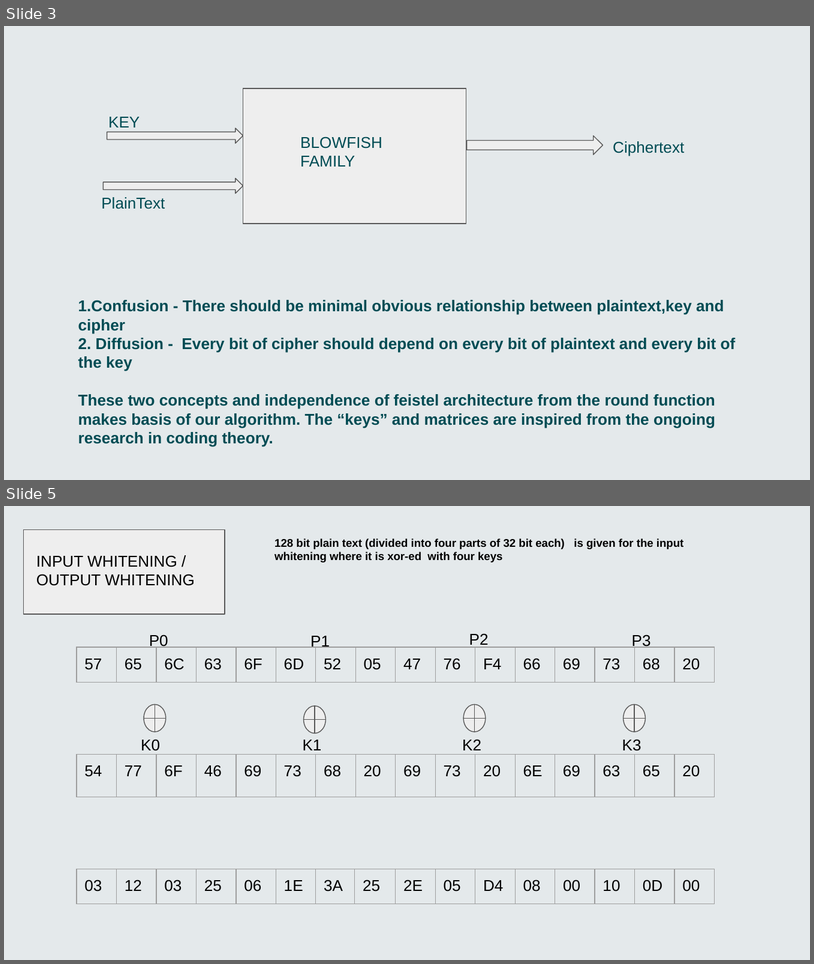
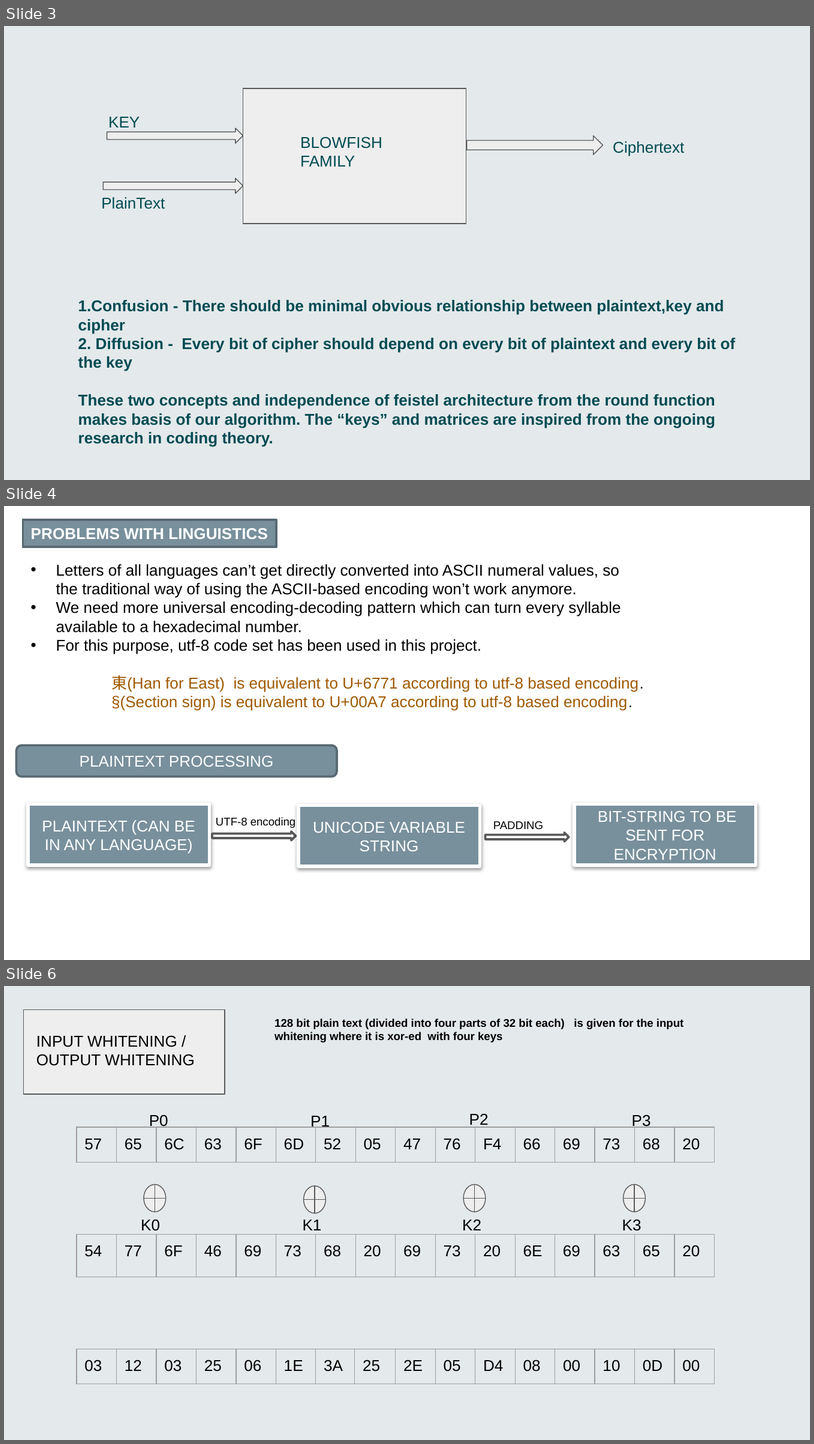
Before and after one commit to GoluKumar4024/Quantum-safe-algorithm, a slide deck: Final Year Project(PPT)(Group- CS41).pptx. Shown one above the other, each under a label of ours: slides 3 and 5 before the commit, slides 3, 4 and 6 after it; the slides between them are not shown. The pictures are 814x964 and 814x1444 pixels, drawn with LibreOffice and Linux fonts; fonts in the diff are those of the drawing. Boxes give left, top, right and bottom in pixels: in the first picture for what was removed or moved away, otherwise in the second. Text is boxed around its words. In the diff, an @@ line names an element or a change of style, - is before the commit and + after.

```diff
--- a/Final Year Project(PPT)(Group- CS41).pptx
+++ b/Final Year Project(PPT)(Group- CS41).pptx
@@ slide 4 added at bbox=[4, 506, 810, 960], background #FFFFFF @@
@@ rectangle added at bbox=[23, 520, 276, 547], fill #78909C, outline #596B73 2 pt @@
@@ text added at bbox=[31, 528, 268, 539], 14 pt, text #FFFFFF, bold @@
+PROBLEMS WITH LINGUISTICS
@@ text added at bbox=[56, 564, 644, 711], 14 pt, text #000000 @@
+• Letters of all languages can’t get directly converted into ASCII numeral values, so the traditional way of using the ASCII-based encoding won’t work anymore.
+• We need more universal encoding-decoding pattern which can turn every syllable available to a hexadecimal number.
+• For this purpose, utf-8 code set has been used in this project.
+東(Han for East) is equivalent to U+6771 according to utf-8 based encoding.
+§(Section sign) is equivalent to U+00A7 according to utf-8 based encoding.
@@ rounded rectangle added at bbox=[16, 745, 337, 777], fill #78909C, outline #596B73 2 pt, 14 pt, text #FFFFFF @@
+PLAINTEXT PROCESSING
@@ rectangle added at bbox=[28, 804, 210, 865], fill #78909C, outline #FFFFFF 3 pt, 14 pt, text #FFFFFF @@
+PLAINTEXT (CAN BE IN ANY LANGUAGE)
@@ rectangle added at bbox=[299, 805, 480, 867], fill #78909C, outline #FFFFFF 3 pt, 14 pt, text #FFFFFF @@
+UNICODE VARIABLE STRING
@@ rectangle added at bbox=[575, 804, 756, 865], fill #78909C, outline #FFFFFF 3 pt, 14 pt, text #FFFFFF @@
+BIT-STRING TO BE SENT FOR ENCRYPTION
@@ text added at bbox=[216, 817, 296, 828], 10 pt, text #000000 @@
+UTF-8 encoding
@@ text added at bbox=[494, 821, 543, 829], 10 pt, text #000000 @@
+PADDING
@@ right arrow added at bbox=[212, 831, 296, 840], fill #FFFFFF, outline #595959 2 pt @@
@@ right arrow added at bbox=[485, 832, 569, 841], fill #FFFFFF, outline #595959 2 pt @@
@@ what was slide 5 is now slide 6 @@
```
Also in this commit, not shown: 1 slide changed, 1 other file.
